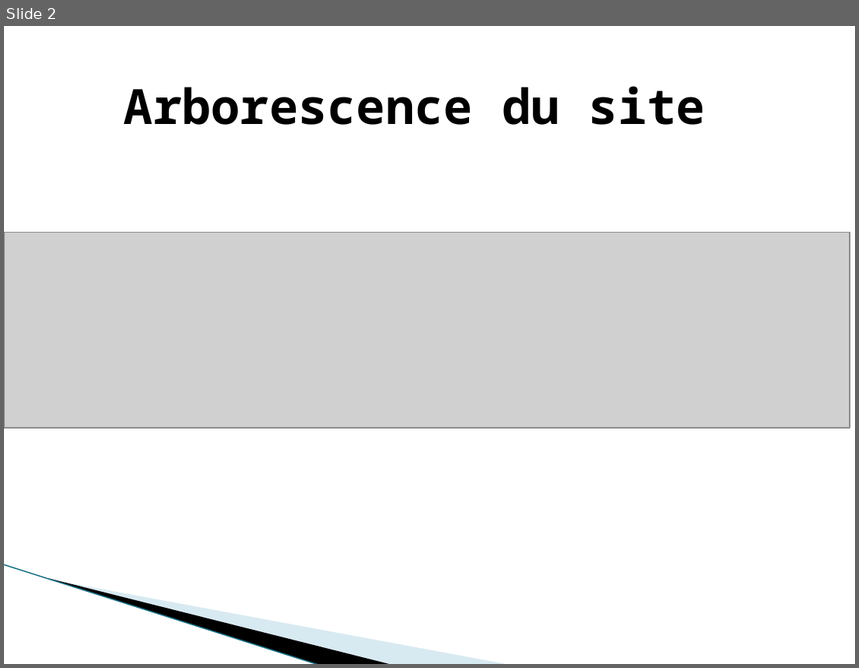
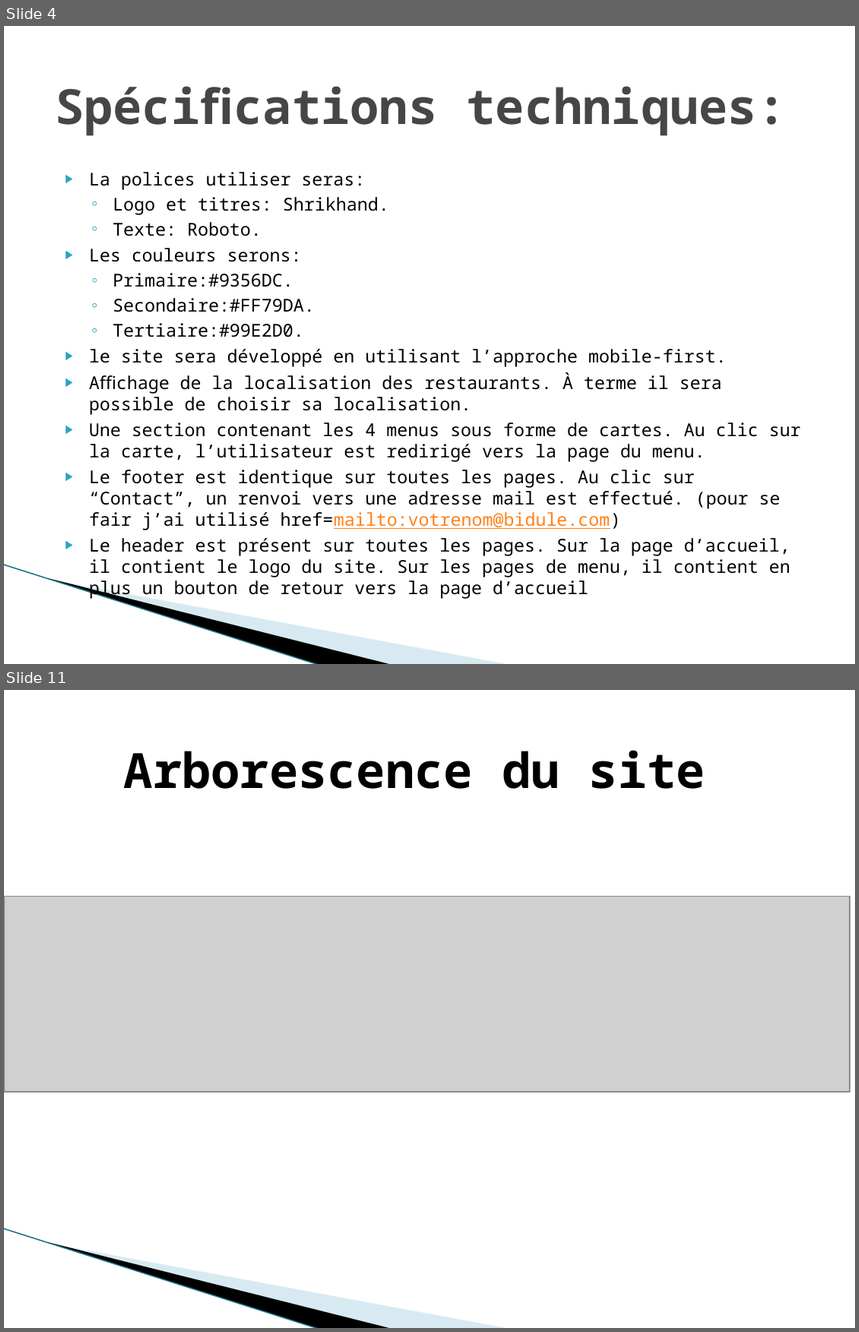
Before and after one commit to gwenaelgressier/GwenaelGressier_03_22022022, a slide deck: présentation du p3.pptx. Shown one above the other, each under a label of ours: slide 2 before the commit, slides 4 and 11 after it; the slides between them are not shown. The pictures are 859x668 and 859x1332 pixels, drawn with LibreOffice and Linux fonts; fonts in the diff are those of the drawing; grey boxes stand for pictures; background and template pictures are left out. Boxes give left, top, right and bottom in pixels: in the first picture for what was removed or moved away, otherwise in the second. Text is boxed around its words. In the diff, an @@ line names an element or a change of style, - is before the commit and + after.

```diff
--- a/présentation du p3.pptx
+++ b/présentation du p3.pptx
@@ slide 4 added at [4,26,855,664], background #FFFFFF; not listed: 3 template elements that a slide beside it also shows @@
@@ title added at [467,86,787,136], 41 pt, text #464646, bold @@
+Spéciﬁcations techniques:
@@ text added at [89,172,801,595], 15 pt, text #000000 @@
+▶ La polices utiliser seras:
+  ◦ Logo et titres: Shrikhand.
+  ◦ Texte: Roboto.
+▶ Les couleurs serons:
+  ◦ Primaire:#9356DC.
+  ◦ Secondaire:#FF79DA.
+  ◦ Tertiaire:#99E2D0.
+▶ le site sera développé en utilisant l’approche mobile-first.
+▶ Aﬃchage de la localisation des restaurants. À terme il sera possible de choisir sa localisation.
+▶ Une section contenant les 4 menus sous forme de cartes. Au clic sur la carte, l’utilisateur est redirigé vers la page du menu.
+▶ Le footer est identique sur toutes les pages. Au clic sur “Contact”, un renvoi vers une adresse mail est effectué. (pour se fair j’ai utilisé href=mailto:votrenom@bidule.com)
+▶ Le header est présent sur toutes les pages. Sur la page d’accueil, il contient le logo du site. Sur les pages de menu, il contient en plus un bouton de retour vers la page d’accueil
@@ what was slide 2 is now slide 11 @@
```
Also in this commit, not shown: 1 slide changed, 9 other slides added, 5 other files.
